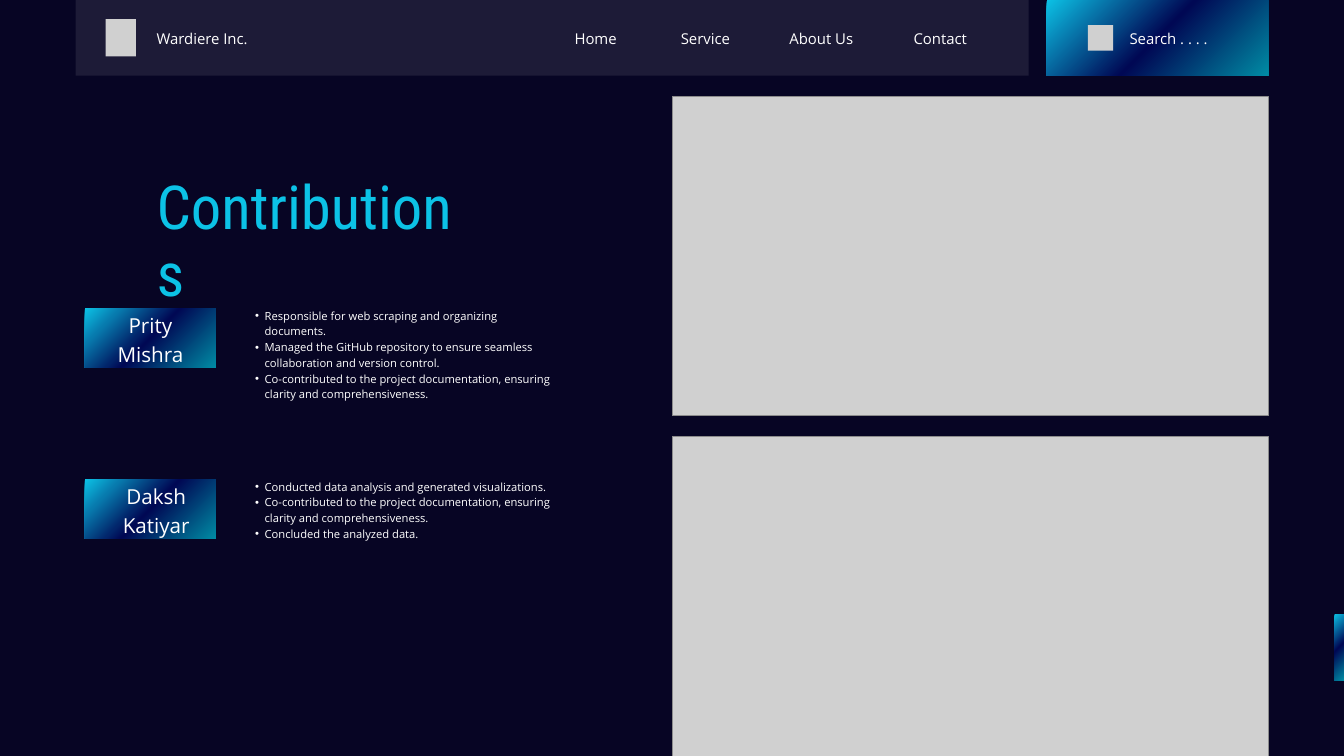
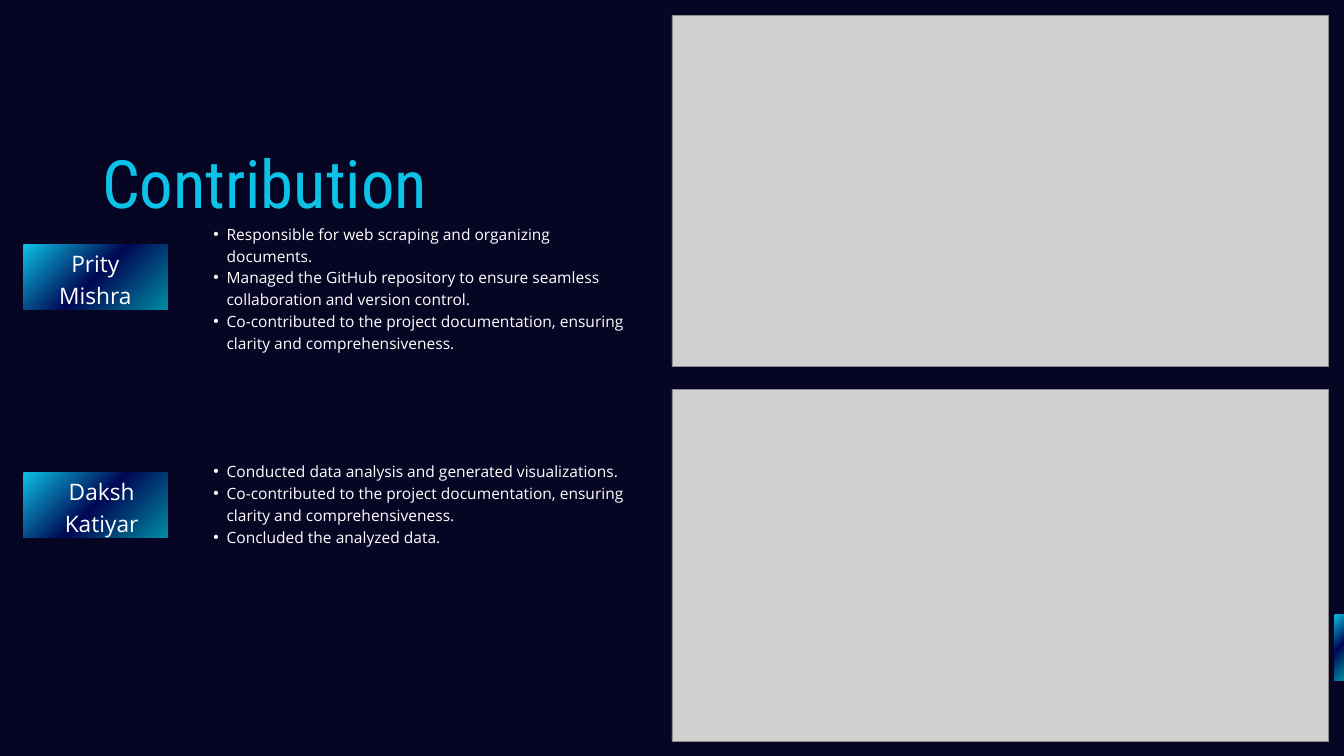
Before and after one commit to Pri-ty/Team-Delta, a slide deck: slide 5 of slides.pptx. Drawn at 1344x756 pixels with LibreOffice and Linux fonts; fonts in the diff are those of the drawing; grey boxes stand for pictures. Boxes give left, top, right and bottom in pixels: in the first picture for what was removed or moved away, otherwise in the second. Text is boxed around its words. In the diff, an @@ line names an element or a change of style, - is before the commit and + after.

```diff
--- a/slides.pptx
+++ b/slides.pptx
@@ freeform shape removed at [75,0,1028,75] @@
@@ picture removed at [106,19,136,56] @@
@@ picture: place and size @@
-picture at [672,96,1269,415]
+picture at [672,15,1329,366]
@@ freeform shape removed at [1046,0,1268,75] @@
@@ picture removed at [1088,25,1114,50] @@
@@ text removed at [157,32,247,44] @@
-Wardiere Inc.
@@ text removed at [575,33,617,44] @@
-Home
@@ text removed at [681,33,730,44] @@
-Service
@@ text removed at [789,32,853,44] @@
-About Us
@@ text removed at [914,33,967,44] @@
-Contact
@@ text removed at [1130,32,1177,44] @@
-Search . . . .
@@ text "Contributions": place and size @@
-text "Contributions" at [157,174,456,244]
+text "Contributions" at [102,148,432,224]
@@ text "Contributions" at [102,148,432,224]: size 65 to 71.5 pt; line spacing 72.2pt to 79.4pt @@
@@ text "Responsible for web scraping and ..." at [227,228,624,353]: size 12 to 16.7 pt; indent changed; line spacing 16.8pt to 23.3pt @@
@@ text "Responsible for web scraping and ...": place and size @@
-text "Responsible for web scraping and ..." at [265,311,550,401]
+text "Responsible for web scraping and ..." at [227,228,624,353]
@@ freeform shape: place and size @@
-freeform shape at [85,308,216,368]
+freeform shape at [24,245,168,310]
@@ text "Prity Mishra" at [59,251,131,310]: size 22.1 to 24.3 pt; line spacing 31pt to 34.1pt @@
@@ text "Prity Mishra": place and size @@
-text "Prity Mishra" at [118,313,184,368]
+text "Prity Mishra" at [59,251,131,310]
@@ picture: place and size @@
-picture at [672,437,1269,756]
+picture at [672,390,1329,741]
@@ freeform shape: place and size @@
-freeform shape at [85,479,216,538]
+freeform shape at [24,472,168,538]
@@ text "Daksh Katiyar": place and size @@
-text "Daksh Katiyar" at [123,484,190,539]
+text "Daksh Katiyar" at [65,479,139,538]
@@ text "Daksh Katiyar" at [65,479,139,538]: size 22.1 to 24.3 pt; line spacing 31pt to 34.1pt @@
@@ text "Conducted data analysis and generated ...": place and size @@
-text "Conducted data analysis and generated ..." at [265,482,550,541]
+text "Conducted data analysis and generated ..." at [227,465,624,547]
@@ text "Conducted data analysis and generated ..." at [227,465,624,547]: size 12 to 16.7 pt; indent changed; line spacing 16.8pt to 23.3pt @@
```
